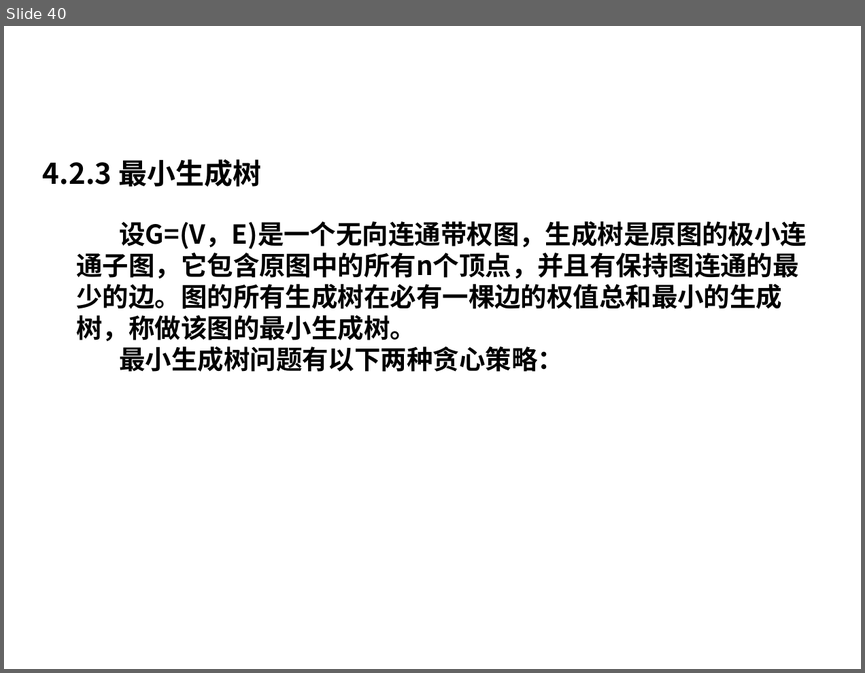
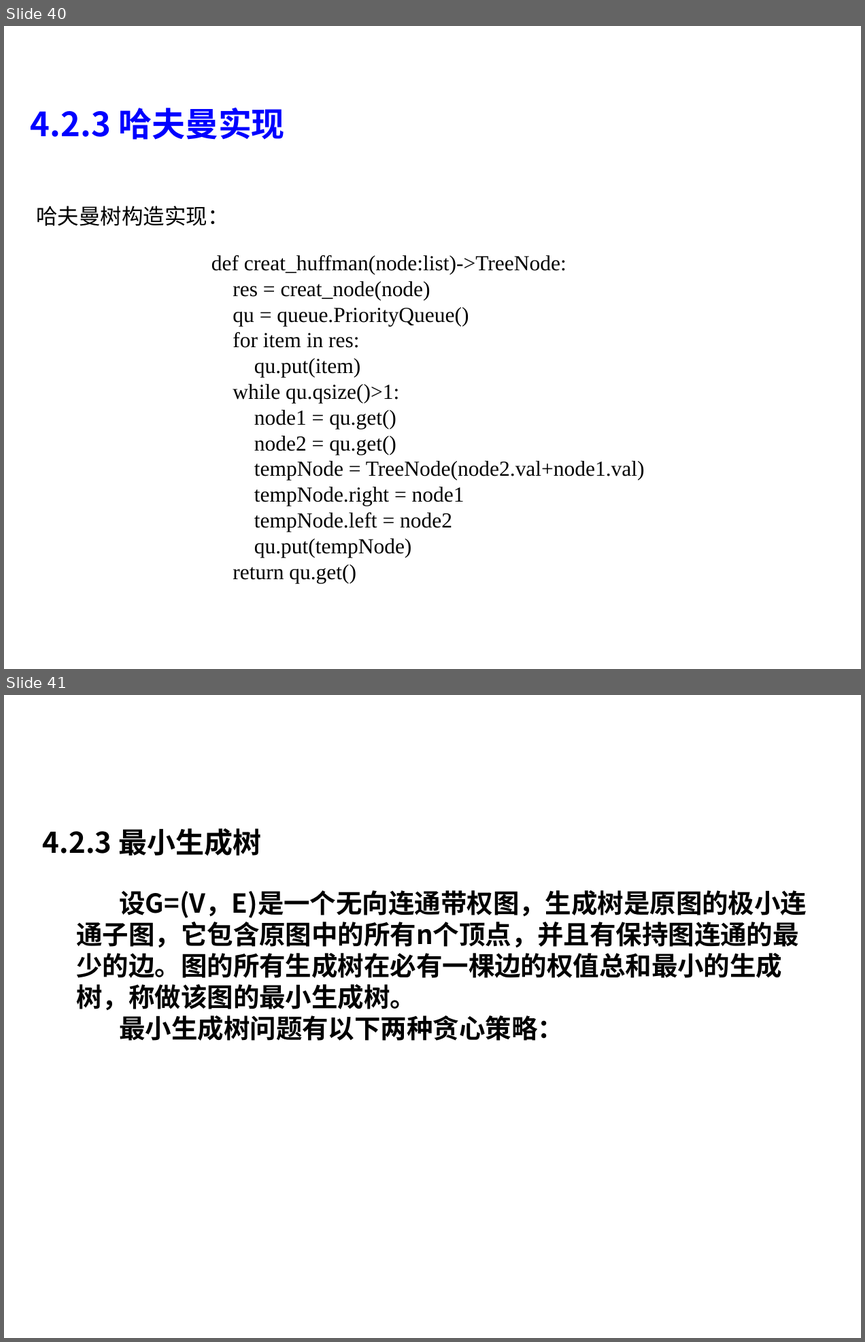
Before and after one commit to liutongling/DP, a slide deck: file/第4章 贪心法.pptx. Shown one above the other, each under a label of ours: slide 40 before the commit, slides 40 and 41 after it. The pictures are 865x673 and 865x1342 pixels, drawn with LibreOffice and Linux fonts; fonts in the diff are those of the drawing; background and template pictures are left out. Boxes give left, top, right and bottom in pixels: in the first picture for what was removed or moved away, otherwise in the second. Text is boxed around its words. In the diff, an @@ line names an element or a change of style, - is before the commit and + after.

Commit message:
贪心算法ppt，以及代码实现

```diff
--- a/file/第4章 贪心法.pptx
+++ b/file/第4章 贪心法.pptx
@@ slide 40 added at [4, 26, 861, 669], background #FFFFFF @@
@@ text added at [31, 108, 285, 140], 28 pt, text #0000FF, bold @@
+4.2.3 哈夫曼实现
@@ text added at [36, 206, 229, 226], 18 pt, text #000000 @@
+哈夫曼树构造实现：
@@ text added at [211, 255, 645, 583], 18 pt, text #000000 @@
+def creat_huffman(node:list)->TreeNode:
+res = creat_node(node)
+qu = queue.PriorityQueue()
+for item in res:
+qu.put(item)
+while qu.qsize()>1:
+node1 = qu.get()
+node2 = qu.get()
+tempNode = TreeNode(node2.val+node1.val)
+tempNode.right = node1
+tempNode.left = node2
+qu.put(tempNode)
+return qu.get()
@@ what was slide 40 is now slide 41 @@
```
Also in this commit, not shown: 18 slides changed, 1 other slide added, 1 slide removed, 3 other files.
